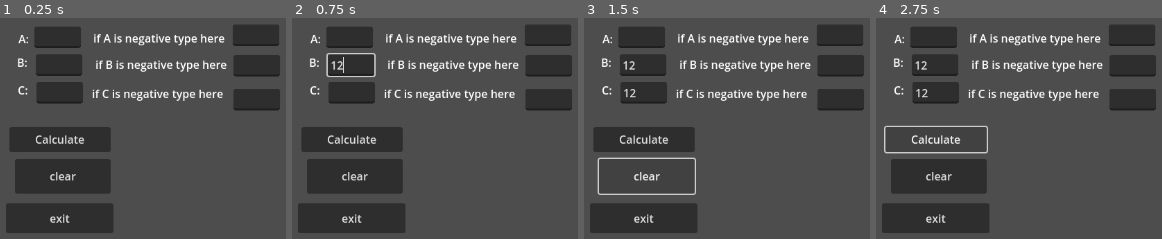
Above: before the commit, frames 1-4 (left to right).
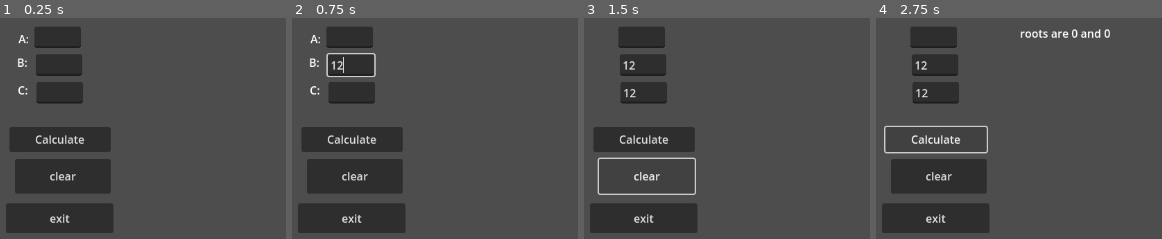
Above: after the commit, the same moments.

Repository: dcChilshock/GameDesign1
Game: Godot game, scene res://Prog_58b.tscn
Same seed, same stepped clock (60 frames per second), same inputs: the game is played once before the commit and once after it. This scene is started directly instead of the project's main scene.
Inputs (mouse positions are in pixels of both pictures, inside the frame that each line leads up to):
- Up to frame 1 (0.25 s): no input
- Up to frame 2 (0.75 s): click (352, 64) at 0.52 s; type "12" at 0.6 s
- Up to frame 3 (1.5 s): click (644, 93) at 0.75 s; type "12" at 0.83 s; click "clear" at 1.25 s
- Up to frame 4 (2.75 s): click "Calculate" at 2 s

The runs differ from the first frame. In frame 1, 7.4% of the frame differs, in the area x 32-98%, y 3-42%; in frame 2, 7.4%; in frame 3, 7.7%; in frame 4, 8.1%, in the area x 6-98%, y 3-42%.
Error before the commit: Invalid assignment of property or key 'text' with value of type 'String' on a base object of type 'null instance'. (res://58b.gd:16)

Commit message:
updatea

Diff:
--- a/122c.tscn
+++ b/122c.tscn
@@ -19,6 +19,16 @@
 	for num in range(2, 10+1, 2):
 		var line = \"%d   %d   %d   %d\" % [num, num + 1, num * 2, num * num ]
 		$ItemList.add_item(line)
+
+
+
+func _on_clear_pressed():
+	$ItemList.clear()
+
+
+
+func _on_exit_pressed():
+	get_tree().quit()
 "
 
 [node name="122c" type="Control"]
@@ -62,3 +72,5 @@
 offset_bottom = 242.0
 
 [connection signal="pressed" from="Calculate" to="." method="_on_calculate_pressed"]
+[connection signal="pressed" from="Clear" to="." method="_on_clear_pressed"]
+[connection signal="pressed" from="exit" to="." method="_on_exit_pressed"]
--- a/58b.gd
+++ b/58b.gd
@@ -12,9 +12,9 @@
 
 
 func _on_clear_pressed():
-	$LineEdit.text=""
-	$LineEdit2.text=""
-	$LineEdit3.text=""
+	$B.text=""
+	$C.text=""
+	$A.text=""
 	$Label4.text=""
 
 
@@ -23,11 +23,10 @@
 
 
 func _on_calculate_pressed():
-	var a = int($LineEdit.text)
-	var aa= int($aa.text)
-	var b= int($B2.text)
-	var bb= int($Bb.text)
-	var c= int($Cc.text)
-	var cc= int($ccc.text)
-	var x = 1
-	var Quadequation = a * (x * x) + (b * x) + cc
+	var A=int($Line.text)
+	var B=int($B2.text)
+	var C=int($Cc.text)
+	var x=0
+	var proot = (- B + sqrt(B**2 - 4 * A * C))/2 * A
+	var nroot = (- B - sqrt(B**2 - 4 * A * C))/2 * A
+	$Label4.text = "roots are %d and %d" % [proot , nroot]
--- /dev/null
+++ b/Prog_122a.gd
@@ -0,0 +1,26 @@
+extends Control
+
+
+# Called when the node enters the scene tree for the first time.
+func _ready():
+	pass # Replace with function body.
+
+
+# Called every frame. 'delta' is the elapsed time since the previous frame.
+func _process(delta):
+	pass
+
+
+func _on_calculate_pressed():
+	$ItemList.add_item("Number-----Square-----Square root")
+	for num in range(1, 50+1, 1):
+		var line = "%d ----- %d ----- %.4f" % [num, num * num, sqrt(num) ]
+		$ItemList.add_item(line)
+
+
+func _on_clear_pressed():
+	pass # Replace with function body.
+
+
+func _on_exit_pressed():
+	pass # Replace with function body.
--- a/Prog_58b.tscn
+++ b/Prog_58b.tscn
@@ -13,34 +13,10 @@
 
 [node name="Label4" type="Label" parent="."]
 layout_mode = 0
-offset_left = 271.0
-offset_top = 188.0
-offset_right = 437.0
-offset_bottom = 310.0
-
-[node name="Label5" type="Label" parent="."]
-layout_mode = 0
-offset_left = 165.0
-offset_top = 67.0
-offset_right = 277.0
-offset_bottom = 94.0
-text = "if B is negative type here"
-
-[node name="Label6" type="Label" parent="."]
-layout_mode = 0
-offset_left = 162.0
-offset_top = 29.0
-offset_right = 352.0
-offset_bottom = 56.0
-text = "if A is negative type here"
-
-[node name="Label7" type="Label" parent="."]
-layout_mode = 0
-offset_left = 160.0
-offset_top = 109.0
-offset_right = 350.0
-offset_bottom = 136.0
-text = "if C is negative type here"
+offset_left = 235.0
+offset_top = 22.0
+offset_right = 634.0
+offset_bottom = 312.0
 
 [node name="B" type="Label" parent="."]
 layout_mode = 0
@@ -66,7 +42,7 @@
 offset_bottom = 56.0
 text = "A:"
 
-[node name="LineEdit" type="LineEdit" parent="."]
+[node name="Line" type="LineEdit" parent="."]
 layout_mode = 0
 offset_left = 77.0
 offset_top = 24.0
@@ -79,27 +55,6 @@
 offset_top = 64.0
 offset_right = 146.063
 offset_bottom = 95.0
-
-[node name="Bb" type="LineEdit" parent="."]
-layout_mode = 0
-offset_left = 364.0
-offset_top = 65.0
-offset_right = 431.063
-offset_bottom = 96.0
-
-[node name="aa" type="LineEdit" parent="."]
-layout_mode = 0
-offset_left = 363.0
-offset_top = 21.0
-offset_right = 430.063
-offset_bottom = 52.0
-
-[node name="ccc" type="LineEdit" parent="."]
-layout_mode = 0
-offset_left = 364.0
-offset_top = 114.0
-offset_right = 431.063
-offset_bottom = 145.0
 
 [node name="Cc" type="LineEdit" parent="."]
 layout_mode = 0
--- /dev/null
+++ b/prog_122a.tscn
@@ -0,0 +1,45 @@
+[gd_scene load_steps=2 format=3 uid="uid://2j8hlplwtipr"]
+
+[ext_resource type="Script" path="res://Prog_122a.gd" id="1_x6flq"]
+
+[node name="Prog_122a" type="Control"]
+layout_mode = 3
+anchors_preset = 15
+anchor_right = 1.0
+anchor_bottom = 1.0
+grow_horizontal = 2
+grow_vertical = 2
+script = ExtResource("1_x6flq")
+
+[node name="calculate" type="Button" parent="."]
+layout_mode = 0
+offset_left = 32.0
+offset_top = 62.0
+offset_right = 142.0
+offset_bottom = 103.0
+text = "calculate"
+
+[node name="exit" type="Button" parent="."]
+layout_mode = 0
+offset_left = 34.0
+offset_top = 176.0
+offset_right = 144.0
+offset_bottom = 217.0
+text = "exit"
+
+[node name="clear" type="Button" parent="."]
+layout_mode = 0
+offset_left = 44.0
+offset_top = 125.0
+offset_right = 154.0
+offset_bottom = 166.0
+text = "clear"
+
+[node name="ItemList" type="ItemList" parent="."]
+layout_mode = 0
+offset_left = 182.0
+offset_top = 12.0
+offset_right = 525.0
+offset_bottom = 280.0
+
+[connection signal="pressed" from="calculate" to="." method="_on_calculate_pressed"]
